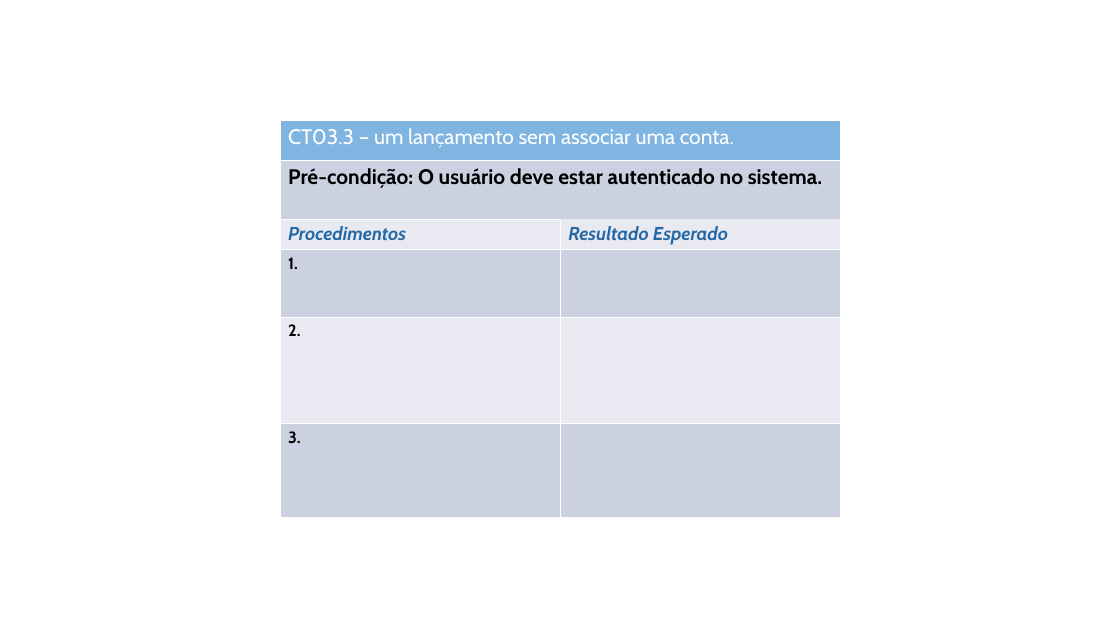
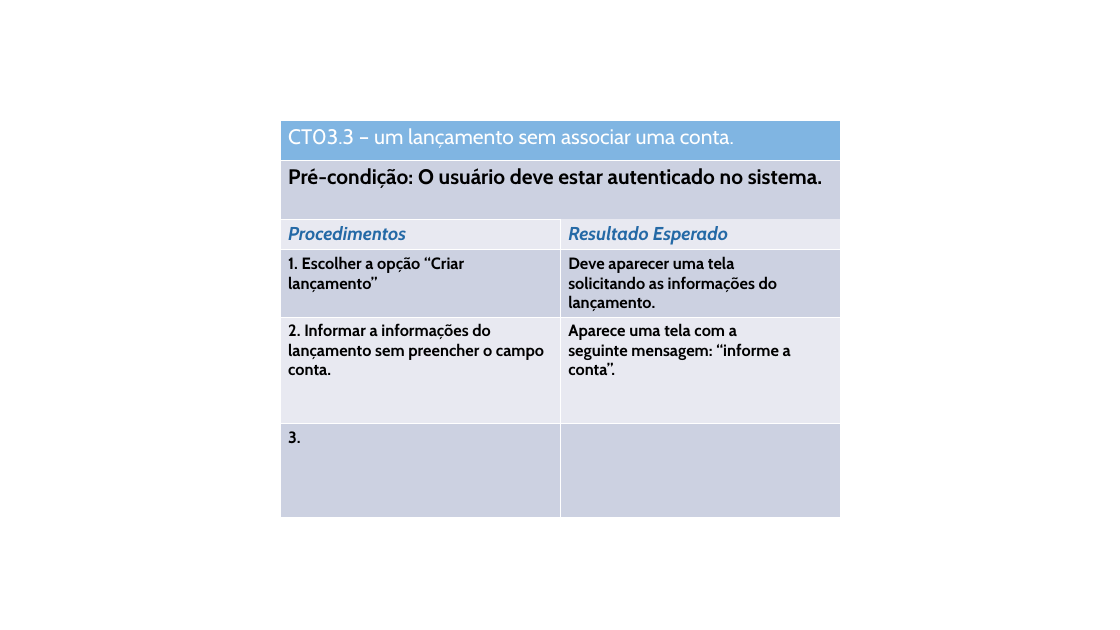
Before and after one commit to evertonschuster/GestaoFinancaPessoal, a slide deck: slide 3 of GestaoFinancaPessoal/GestaoFinancaPessoal/Documentos/525/casos_de_teste03.pptx. Drawn at 1120x630 pixels with LibreOffice and Linux fonts; fonts in the diff are those of the drawing. Boxes give left, top, right and bottom in pixels: in the first picture for what was removed or moved away, otherwise in the second. Text is boxed around its words. In the diff, an @@ line names an element or a change of style, - is before the commit and + after.

```diff
--- a/GestaoFinancaPessoal/GestaoFinancaPessoal/Documentos/525/casos_de_teste03.pptx
+++ b/GestaoFinancaPessoal/GestaoFinancaPessoal/Documentos/525/casos_de_teste03.pptx
@@ table added at [280, 250, 840, 423], 2 rows, 2 columns @@
+1. Escolher a opção “Criar lançamento” | Deve aparecer uma tela / solicitando as informações do lançamento.
+2. Informar a informações do lançamento sem preencher o campo conta. | Aparece uma tela com a / seguinte mensagem: “informe a conta”.
```
Also in this commit, not shown: 2 other slides changed, 3 other files.
